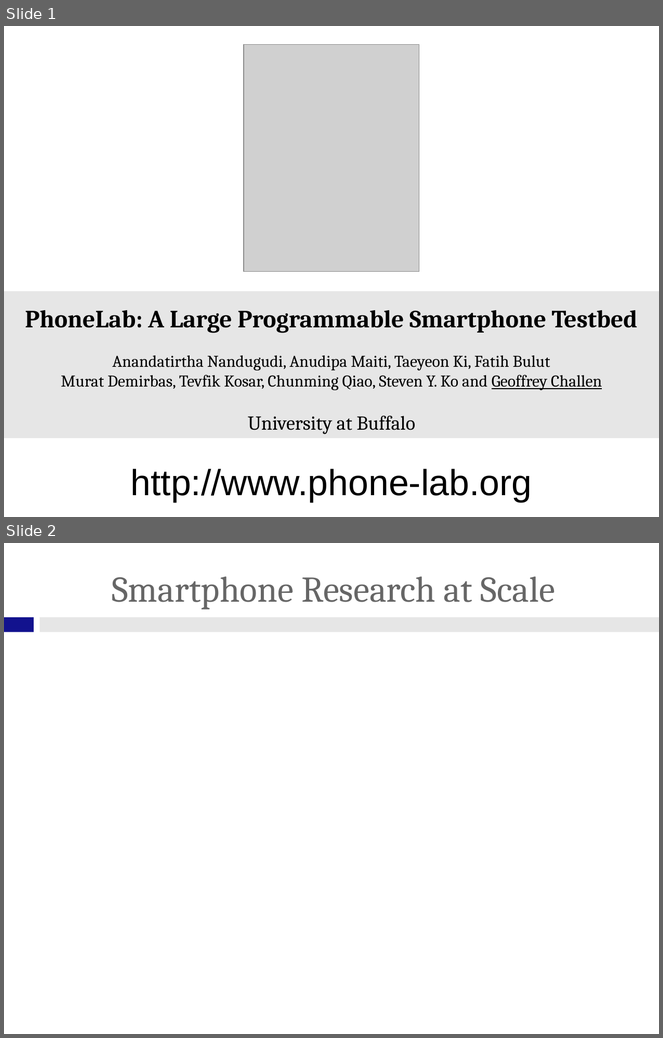
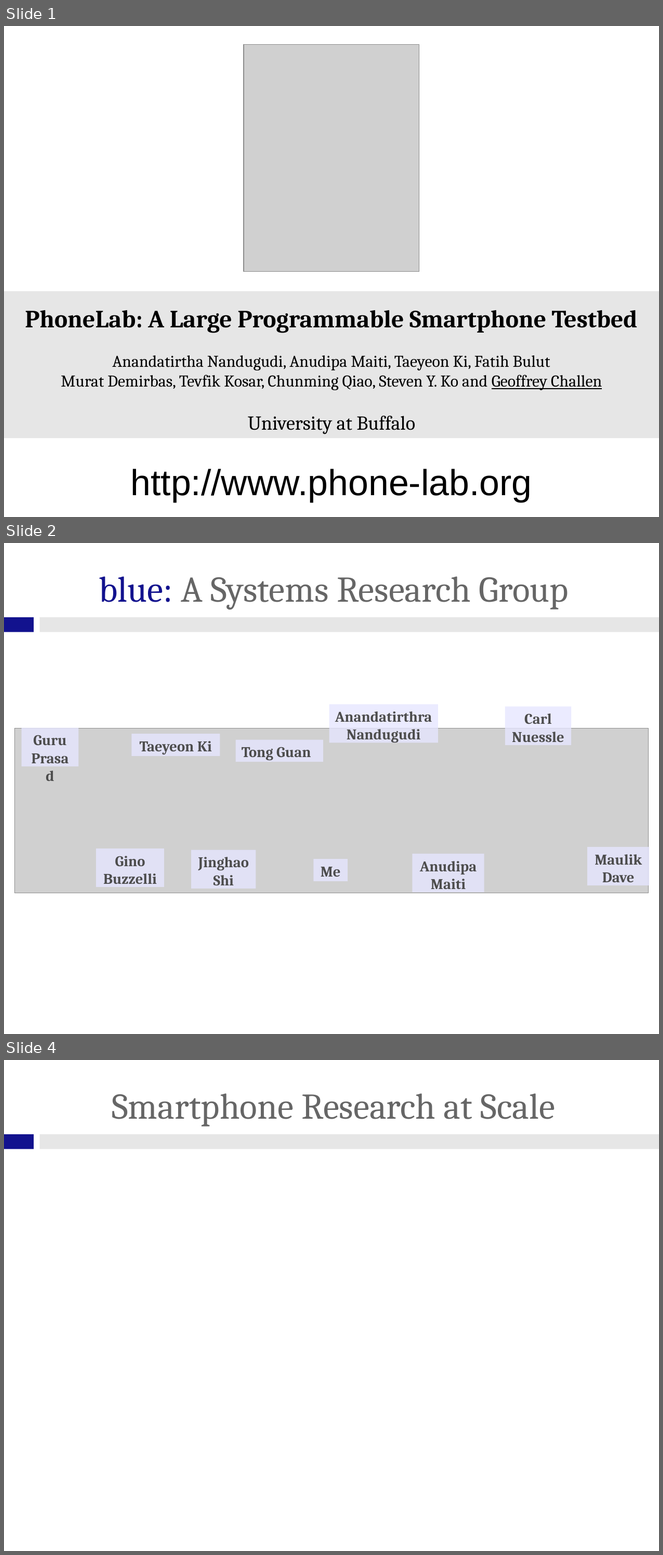
Before and after one commit to gchallen/talks.sensemine2013-phonelab, a slide deck: talk.odp. Shown one above the other, each under a label of ours: slides 1 and 2 before the commit, slides 1, 2 and 4 after it; the slides between them are not shown. The pictures are 663x1038 and 663x1555 pixels, drawn with LibreOffice and Linux fonts; fonts in the diff are those of the drawing; grey boxes stand for pictures; background and template pictures are left out. Boxes give left, top, right and bottom in pixels: in the first picture for what was removed or moved away, otherwise in the second. Text is boxed around its words. In the diff, an @@ line names an element or a change of style, - is before the commit and + after.

```diff
--- a/talk.odp
+++ b/talk.odp
@@ slide 2 added at (x1=4, y1=543, x2=659, y2=1034), background #FFFFFF; not listed: 2 template elements that a slide beside it also shows @@
@@ title added at (x1=99, y1=576, x2=569, y2=610), 44 pt, text #666666 @@
+blue: A Systems Research Group
@@ rectangle added at (x1=329, y1=704, x2=438, y2=743), fill #E6E6FF at 80% opacity, 18 pt, text #4C4C4C, bold @@
+Anandatirthra
+Nandugudi
@@ rectangle added at (x1=505, y1=706, x2=571, y2=745), fill #E6E6FF at 80% opacity, 18 pt, text #4C4C4C, bold @@
+Carl
+Nuessle
@@ picture added at (x1=15, y1=729, x2=649, y2=894) @@
@@ rectangle added at (x1=21, y1=728, x2=78, y2=767), fill #E6E6FF at 80% opacity, 18 pt, text #4C4C4C, bold @@
+Guru
+Prasad
@@ rectangle added at (x1=132, y1=734, x2=220, y2=756), fill #E6E6FF at 80% opacity, 18 pt, text #4C4C4C, bold @@
+Taeyeon Ki
@@ rectangle added at (x1=236, y1=740, x2=323, y2=762), fill #E6E6FF at 80% opacity, 18 pt, text #4C4C4C, bold @@
+Tong Guan
@@ rectangle added at (x1=96, y1=849, x2=164, y2=887), fill #E6E6FF at 80% opacity, 18 pt, text #4C4C4C, bold @@
+Gino
+Buzzelli
@@ rectangle added at (x1=191, y1=850, x2=256, y2=889), fill #E6E6FF at 80% opacity, 18 pt, text #4C4C4C, bold @@
+Jinghao
+Shi
@@ rectangle added at (x1=412, y1=854, x2=484, y2=892), fill #E6E6FF at 80% opacity, 18 pt, text #4C4C4C, bold @@
+Anudipa
+Maiti
@@ rectangle added at (x1=588, y1=847, x2=650, y2=886), fill #E6E6FF at 80% opacity, 18 pt, text #4C4C4C, bold @@
+Maulik
+Dave
@@ rectangle added at (x1=314, y1=859, x2=348, y2=882), fill #E6E6FF at 80% opacity, 18 pt, text #4C4C4C, bold @@
+Me
@@ what was slide 2 is now slide 4 @@
```
Also in this commit, not shown: 1 slide changed, 3 other slides added, 2 slides removed, 5 other files.
